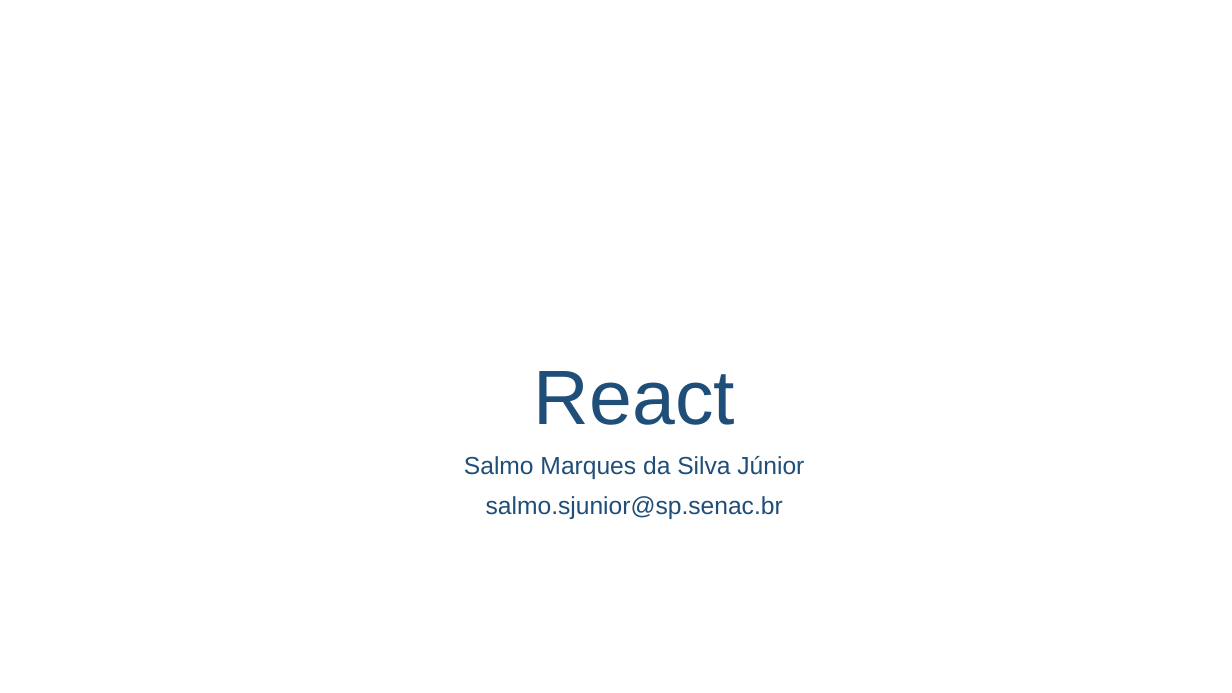
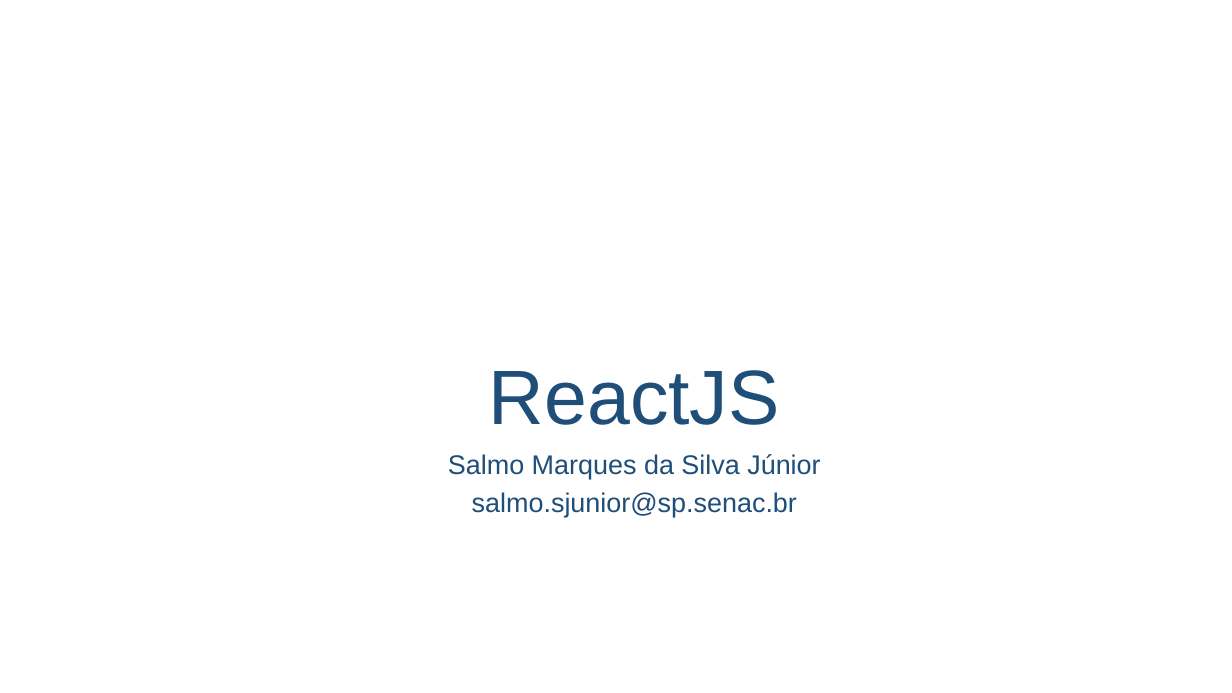
Before and after one commit to salmo-jr/public-slides, a slide deck: slide 1 of React.pptx. Drawn at 1232x693 pixels with LibreOffice and Linux fonts; fonts in the diff are those of the drawing; background and template pictures are left out. Boxes give left, top, right and bottom in pixels: in the first picture for what was removed or moved away, otherwise in the second. Text is boxed around its words. In the diff, an @@ line names an element or a change of style, - is before the commit and + after.

```diff
--- a/React.pptx
+++ b/React.pptx
@@ text at [489,370,780,425]: text changed @@
-React
+ReactJS
@@ text "Salmo Marques da Silva Júnior" at [448,454,820,518]: size 19.2 to 21 pt; line spacing 0.9 to 0.8 @@
```
Also in this commit, not shown: 3 other slides changed, 8 slides added, 5 slides removed, 2 other files.
